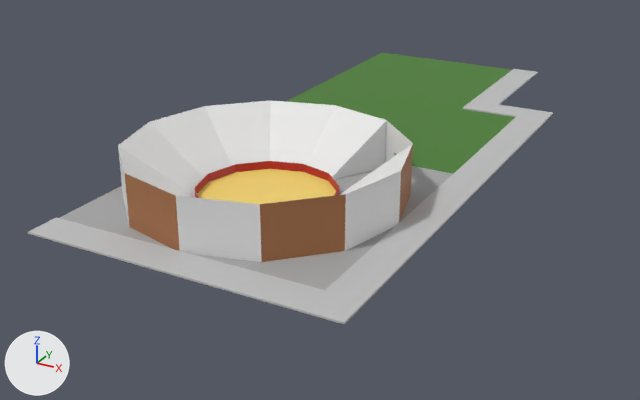
Renders of the glTF model assets/models/districts/real/bull_arena.glb from each side of a commit.
Camera for both pictures: a 50 mm lens placed at (48.9, -76.7, 39.2), pointed at (-0.8, 13.7, -6.0). Arrows for +X, +Y and +Z are at lower left; the lights stay in place. The picture after the commit comes second. Objects named as collision shapes, trigger or cutter boxes, shadow casters or lower levels of detail are left out. Where no turn or scale is listed for an object, it has been applied to the vertices.

Before the edit, the objects in view are built like this:
```python
me_circle_005 = bpy.data.meshes.new('Circle.005')
me_circle_005.from_pydata(...)  # 87 vertices, 154 faces; spans x -16.0..20.0, y -20.0..64.0, z 0.0..6.0
# faces by material slot: [10, 24, 33, 8, 14, 6, 43, 16]
me_circle_005.materials.append(mat_sand)  # yellow #f2d16b
me_circle_005.materials.append(mat_walls)  # red #b22222
me_circle_005.materials.append(mat_white)  # white #e7e7e7
me_circle_005.materials.append(mat_whiteboth)  # white #e7e7e7
me_circle_005.materials.append(mat_bricks)  # brown #a97148
me_circle_005.materials.append(mat_grass)  # green #4f7f3a
me_circle_005.materials.append(mat_sidewalk)  # light grey #bfbfbf
me_circle_005.materials.append(mat_calzada)  # grey #a6a6a6
ob_circle = bpy.data.objects.new('Circle', me_circle_005)
ob_circle.location = (0.0, 0.0, 0.0)
```
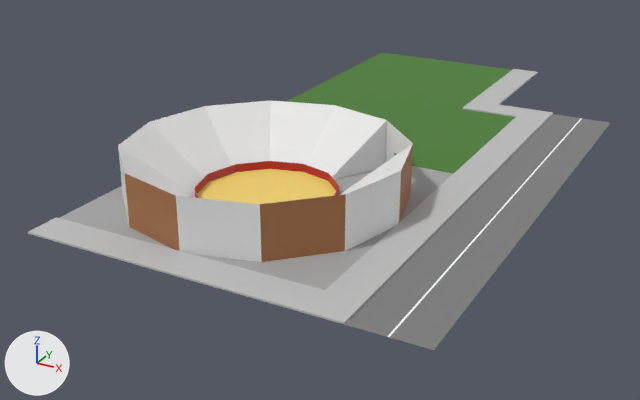
Location of each change, [x1, y1, x2, y2] in pixels of the pictures (640 x 400 px):
```json
{"object": "Plane", "change": "added", "after": [344, 114, 610, 350]}
```

Edits to the scene script, one JSON object a line:
```json
{"op": "add", "block": "img_road_vertical", "code": ["img_road_vertical = load_image('road_vertical', '_unpacked/road_vertical', 512, 512, 'sRGB')"]}
{"op": "add", "block": "mat_material", "code": ["mat_material = principled_material('Material')", "mat_material.texture = img_road_vertical", "mat_material.roughness = 1.0"]}
{"op": "add", "block": "me_plane", "code": ["me_plane = bpy.data.meshes.new('Plane')", "me_plane.from_pydata(...)  # 4 vertices, 2 faces; spans x -4.0..4.0, y -32.0..32.0, z 0.0", "me_plane.materials.append(mat_material)  # picture img_road_vertical"]}
{"op": "add", "block": "ob_plane", "code": ["ob_plane = bpy.data.objects.new('Plane', me_plane)", "ob_plane.location = (24.0, 12.0, 0.0)"]}
```
